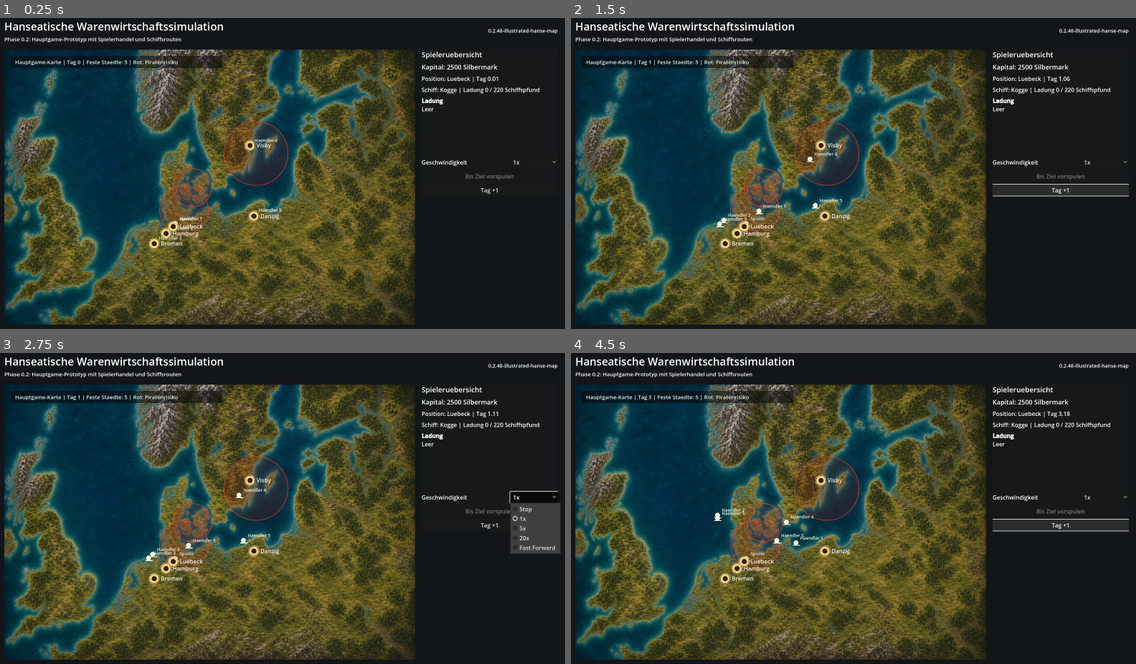
Above: before the commit, frames 1-4 (two rows, left to right).
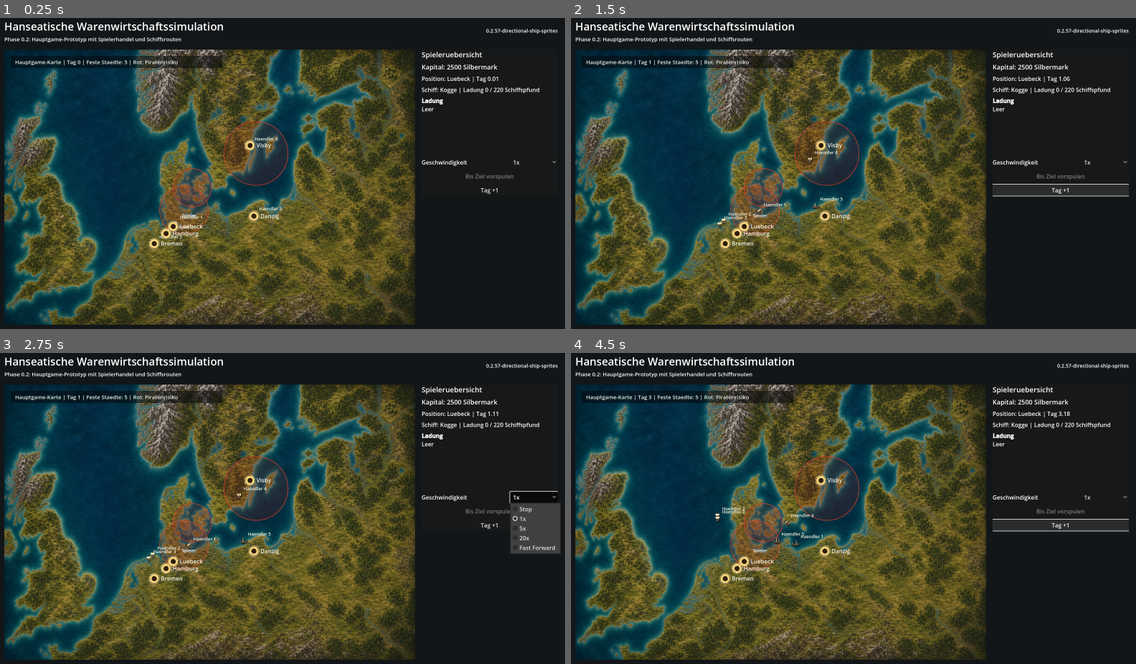
Above: after the commit, the same moments.

Repository: Lurchi-it-is/Patrizier_Remake
Game: Godot game, scene res://scenes/launcher.tscn
Two runs of this game, one before a commit and one after it. Both use one fixed random seed, a clock stepped at 60 frames per second and the inputs below.
Inputs:
- Up to frame 1 (0.25 s): no input
- Up to frame 2 (1.5 s): click "1x" at 0.5 s; click "Tag +1" at 1.25 s
- Up to frame 3 (2.75 s): click "1x" at 2 s
- Up to frame 4 (4.5 s): click "Tag +1" at 2.75 s; click "1x" at 3.5 s; click "Tag +1" at 4.25 s

The runs differ from the first frame. In frame 1, 0.3% of the frame differs, in the area x 28-99%, y 3-72%; in frame 2, 0.5%; in frame 3, 0.5%, in the area x 25-99%, y 3-68%; in frame 4, 0.5%.

Commit message:
Add directional Hanse ship sprites

Diff:
--- a/project.godot
+++ b/project.godot
@@ -7,7 +7,7 @@
 
 config/name="Hanseatische Warenwirtschaftssimulation"
 config/description="Datengetriebene Hanse-Handels- und Seeschlacht-Simulation."
-config/version="0.2.48-illustrated-hanse-map"
+config/version="0.2.57-directional-ship-sprites"
 run/main_scene="res://scenes/launcher.tscn"
 config/features=PackedStringArray("4.3")
 
--- a/scripts/main_game.gd
+++ b/scripts/main_game.gd
@@ -1278,7 +1278,8 @@
 			"position": player_ship.get("position", {}),
 			"path_points": player_ship.get("path_points", [player_ship.get("position", {})]),
 			"progress": _player_progress(),
-			"color": Color(0.76, 0.93, 1.0),
+			"color": Color(1.0, 1.0, 1.0, 1.0),
+			"is_player": true,
 		})
 	for ship_entry in ai_traders:
 		var ship: Dictionary = ship_entry
--- a/scripts/map_editor.gd
+++ b/scripts/map_editor.gd
@@ -3,7 +3,7 @@
 const CatalogLoader = preload("res://scripts/data/catalog_loader.gd")
 const MapView = preload("res://scripts/ui/map_view.gd")
 const CITY_VALUES_EXPORT_PATH := "user://custom_map_city_values.json"
-const EDITOR_VERSION := "0.2.48-illustrated-hanse-map"
+const EDITOR_VERSION := "0.2.57-directional-ship-sprites"
 const POPULATION_GROUP_DISTRIBUTION_BY_KIND := {
 	"core": {"poor": 0.40, "craftsmen": 0.35, "burghers": 0.20, "patricians": 0.05},
 	"kontor": {"poor": 0.35, "craftsmen": 0.25, "burghers": 0.30, "patricians": 0.10},
--- a/scripts/ui/map_view.gd
+++ b/scripts/ui/map_view.gd
@@ -6,9 +6,22 @@
 const SOURCE_MAP_SIZE := Vector2(1600.0, 900.0)
 const HANSE_REGION_MAP: Texture2D = preload("res://assets/maps/hanse_region_1600x900.png")
 const HANSE_NAVIGATION_DATA := "res://assets/maps/hanse_navigation_1600x900.json"
+const SHIP_DIRECTION_TEXTURES := [
+	preload("res://assets/ships/directions/hanse_cog_dir_00_e.png"),
+	preload("res://assets/ships/directions/hanse_cog_dir_01_se.png"),
+	preload("res://assets/ships/directions/hanse_cog_dir_02_s.png"),
+	preload("res://assets/ships/directions/hanse_cog_dir_03_sw.png"),
+	preload("res://assets/ships/directions/hanse_cog_dir_04_w.png"),
+	preload("res://assets/ships/directions/hanse_cog_dir_05_nw.png"),
+	preload("res://assets/ships/directions/hanse_cog_dir_06_n.png"),
+	preload("res://assets/ships/directions/hanse_cog_dir_07_ne.png"),
+]
 const MIN_ZOOM := 1.0
 const MAX_ZOOM := 5.0
 const ZOOM_STEP := 1.18
+const PLAYER_SHIP_ICON_SIZE := Vector2(54.0, 54.0)
+const AI_SHIP_ICON_SIZE := Vector2(38.0, 38.0)
+const SHIP_DIRECTION_INDEX_OFFSET := 4
 
 var cities: Array = []
 var navigation_routes: Dictionary = {}
@@ -165,25 +178,33 @@
 		return
 
 	var ship_position := _interpolate_demo_route(route)
-	draw_circle(ship_position, 9.0, Color(0.96, 0.96, 0.88))
-	draw_line(ship_position + Vector2(-10, 8), ship_position + Vector2(12, 8), Color(0.96, 0.96, 0.88), 3.0)
+	_draw_ship_icon(ship_position, AI_SHIP_ICON_SIZE, Color(1.0, 1.0, 1.0, 0.96), -0.2)
 
 func _draw_route_ships() -> void:
 	var font := get_theme_default_font()
 	for ship_entry in route_ships:
 		var ship: Dictionary = ship_entry
-		var progress := clampf(float(ship.get("progress", 0.0)), 0.0, 1.0)
-		var route_points: Array[Vector2] = _ship_route_points(ship)
-
-		var ship_position := _interpolate_polyline(route_points, progress)
+		var ship_data := _ship_map_position_and_heading(ship)
+		var ship_position: Vector2 = ship_data.get("position", size * 0.5)
+		var ship_heading: float = float(ship_data.get("heading", -0.2))
 		var ship_color: Color = ship.get("color", Color(0.96, 0.96, 0.88))
-		draw_circle(ship_position + Vector2(1.5, 2.0), 8.0, Color(0.02, 0.02, 0.02, 0.42))
-		draw_circle(ship_position, 7.0, ship_color)
-		draw_line(ship_position + Vector2(-9, 7), ship_position + Vector2(11, 7), ship_color, 2.5)
+		var icon_size := PLAYER_SHIP_ICON_SIZE if bool(ship.get("is_player", false)) else AI_SHIP_ICON_SIZE
+		_draw_ship_icon(ship_position, icon_size, ship_color, ship_heading)
 
 		var ship_name := String(ship.get("name", ""))
 		if not ship_name.is_empty():
-			draw_string(font, ship_position + Vector2(12, -9), ship_name, HORIZONTAL_ALIGNMENT_LEFT, -1.0, 12, ship_color)
+			draw_string(font, ship_position + Vector2(icon_size.x * 0.34, -icon_size.y * 0.34), ship_name, HORIZONTAL_ALIGNMENT_LEFT, -1.0, 12, ship_color)
+
+func _draw_ship_icon(ship_position: Vector2, icon_size: Vector2, modulate: Color, heading: float) -> void:
+	var texture: Texture2D = _ship_direction_texture(heading)
+	var icon_rect := Rect2(ship_position - icon_size * 0.5, icon_size)
+	draw_texture_rect(texture, Rect2(icon_rect.position + Vector2(2.0, 3.0), icon_size), false, Color(0.0, 0.0, 0.0, 0.30))
+	draw_texture_rect(texture, icon_rect, false, modulate)
+
+func _ship_direction_texture(heading: float) -> Texture2D:
+	var slice := TAU / float(SHIP_DIRECTION_TEXTURES.size())
+	var index := posmod(roundi(heading / slice) + SHIP_DIRECTION_INDEX_OFFSET, SHIP_DIRECTION_TEXTURES.size())
+	return SHIP_DIRECTION_TEXTURES[index]
 
 func _draw_cities() -> void:
 	var font := get_theme_default_font()
@@ -520,6 +541,16 @@
 		route_points = [_city_position(from_city_id), _city_position(to_city_id)]
 	return route_points
 
+func _ship_map_position_and_heading(ship: Dictionary) -> Dictionary:
+	var progress := clampf(float(ship.get("progress", 0.0)), 0.0, 1.0)
+	var route_points: Array[Vector2] = _ship_route_points(ship)
+	var position := _interpolate_polyline(route_points, progress)
+	var direction := _polyline_direction(route_points, progress)
+	return {
+		"position": position,
+		"heading": direction.angle(),
+	}
+
 func _is_source_water_position(position: Dictionary) -> bool:
 	var cell := _grid_cell_from_source_position(position)
 	return _is_water_cell(cell.x, cell.y)
@@ -652,3 +683,29 @@
 		traversed += segment_length
 
 	return points[points.size() - 1]
+
+func _polyline_direction(points: Array[Vector2], progress: float) -> Vector2:
+	if points.size() < 2:
+		return Vector2(1.0, -0.25).normalized()
+
+	var total_length := 0.0
+	for index in range(points.size() - 1):
+		total_length += points[index].distance_to(points[index + 1])
+	if total_length <= 0.0:
+		return Vector2(1.0, -0.25).normalized()
+
+	var target_length := clampf(progress, 0.0, 1.0) * total_length
+	var traversed := 0.0
+	for index in range(points.size() - 1):
+		var segment := points[index + 1] - points[index]
+		var segment_length := segment.length()
+		if segment_length <= 0.0:
+			continue
+		if traversed + segment_length >= target_length:
+			return segment / segment_length
+		traversed += segment_length
+
+	var fallback_segment := points[points.size() - 1] - points[points.size() - 2]
+	if fallback_segment.length() <= 0.0:
+		return Vector2(1.0, -0.25).normalized()
+	return fallback_segment.normalized()
--- /dev/null
+++ b/tools/render_ship_direction_sprites.gd
@@ -0,0 +1,92 @@
+extends SceneTree
+
+const SHIP_MODEL_SCENE: PackedScene = preload("res://assets/ships/models/hanse_cog_map_model.glb")
+const OUTPUT_DIR := "res://assets/ships/directions"
+const DIRECTIONS := [
+	{"suffix": "e", "yaw": 0.0},
+	{"suffix": "se", "yaw": PI * 0.25},
+	{"suffix": "s", "yaw": PI * 0.5},
+	{"suffix": "sw", "yaw": PI * 0.75},
+	{"suffix": "w", "yaw": PI},
+	{"suffix": "nw", "yaw": PI * 1.25},
+	{"suffix": "n", "yaw": PI * 1.5},
+	{"suffix": "ne", "yaw": PI * 1.75},
+]
+
+var viewport: SubViewport
+var model_root: Node3D
+var frame_count := 0
+var direction_index := -1
+
+func _initialize() -> void:
+	DirAccess.make_dir_recursive_absolute(ProjectSettings.globalize_path(OUTPUT_DIR))
+	_build_render_scene()
+
+func _process(_delta: float) -> bool:
+	frame_count += 1
+	if frame_count < 6:
+		return false
+
+	if direction_index < 0:
+		direction_index = 0
+		_set_direction(direction_index)
+		frame_count = 0
+		return false
+
+	_save_direction(direction_index)
+	direction_index += 1
+	if direction_index >= DIRECTIONS.size():
+		return true
+
+	_set_direction(direction_index)
+	frame_count = 0
+	return false
+
+func _set_direction(index: int) -> void:
+	var direction: Dictionary = DIRECTIONS[index]
+	model_root.rotation.y = float(direction["yaw"])
+
+func _save_direction(index: int) -> void:
+	var direction: Dictionary = DIRECTIONS[index]
+	var image := viewport.get_texture().get_image()
+	image.convert(Image.FORMAT_RGBA8)
+	var path := "%s/hanse_cog_dir_%02d_%s.png" % [OUTPUT_DIR, index, String(direction["suffix"])]
+	var error := image.save_png(path)
+	if error != OK:
+		push_error("Could not save ship direction sprite: %s" % path)
+		return
+	print("Wrote ", path)
+
+func _build_render_scene() -> void:
+	viewport = SubViewport.new()
+	viewport.size = Vector2i(256, 256)
+	viewport.transparent_bg = true
+	viewport.render_target_update_mode = SubViewport.UPDATE_ALWAYS
+	root.add_child(viewport)
+
+	var scene_root := Node3D.new()
+	viewport.add_child(scene_root)
+
+	model_root = Node3D.new()
+	model_root.scale = Vector3(1.15, 1.15, 1.15)
+	scene_root.add_child(model_root)
+
+	var model := SHIP_MODEL_SCENE.instantiate()
+	model_root.add_child(model)
+
+	var light := DirectionalLight3D.new()
+	light.light_energy = 2.4
+	light.rotation_degrees = Vector3(-55.0, -35.0, 0.0)
+	scene_root.add_child(light)
+
+	var fill_light := DirectionalLight3D.new()
+	fill_light.light_energy = 0.7
+	fill_light.rotation_degrees = Vector3(-35.0, 145.0, 0.0)
+	scene_root.add_child(fill_light)
+
+	var camera := Camera3D.new()
+	camera.projection = Camera3D.PROJECTION_ORTHOGONAL
+	camera.size = 3.45
+	camera.look_at_from_position(Vector3(0.0, 2.15, 2.95), Vector3(0.0, 0.0, 0.0), Vector3.UP)
+	viewport.add_child(camera)
+	camera.current = true
Binary file added: assets/ships/directions/hanse_cog_dir_00_e.png
Not shown, added: assets/ships/directions/hanse_cog_dir_00_e.png.import
Binary file added: assets/ships/directions/hanse_cog_dir_01_se.png
Not shown, added: assets/ships/directions/hanse_cog_dir_01_se.png.import
Binary file added: assets/ships/directions/hanse_cog_dir_02_s.png
Not shown, added: assets/ships/directions/hanse_cog_dir_02_s.png.import
Binary file added: assets/ships/directions/hanse_cog_dir_03_sw.png
Not shown, added: assets/ships/directions/hanse_cog_dir_03_sw.png.import
Binary file added: assets/ships/directions/hanse_cog_dir_04_w.png
Not shown, added: assets/ships/directions/hanse_cog_dir_04_w.png.import
Binary file added: assets/ships/directions/hanse_cog_dir_05_nw.png
Not shown, added: assets/ships/directions/hanse_cog_dir_05_nw.png.import
(and 48 more such lines)
